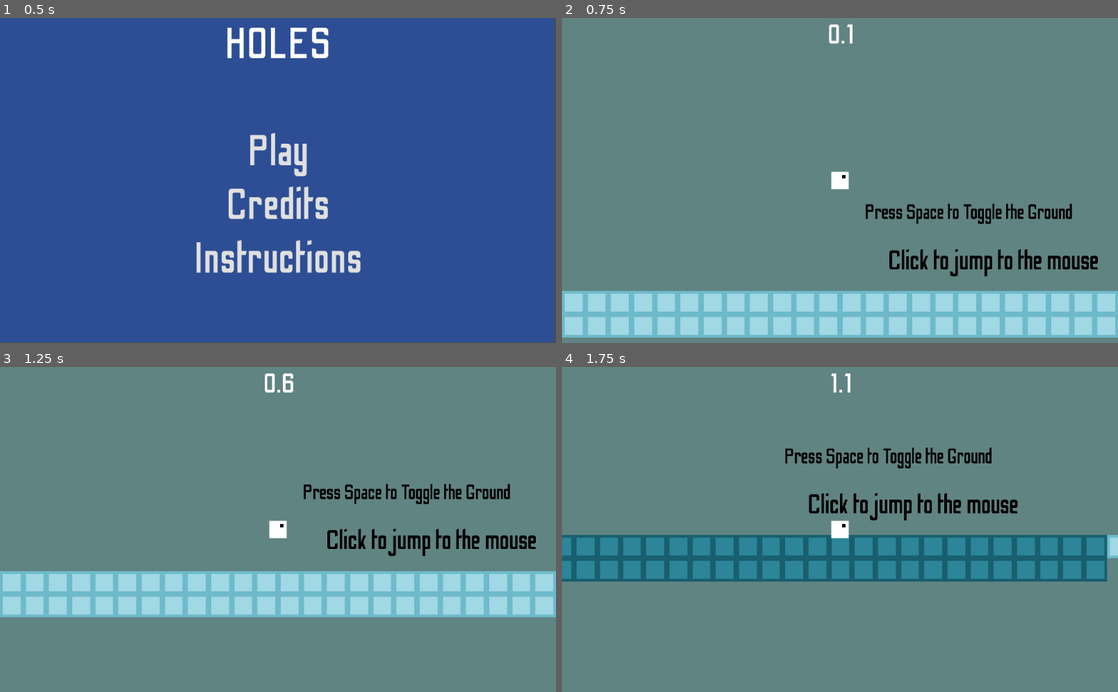
Above: before the commit, frames 1-4 (two rows, left to right).
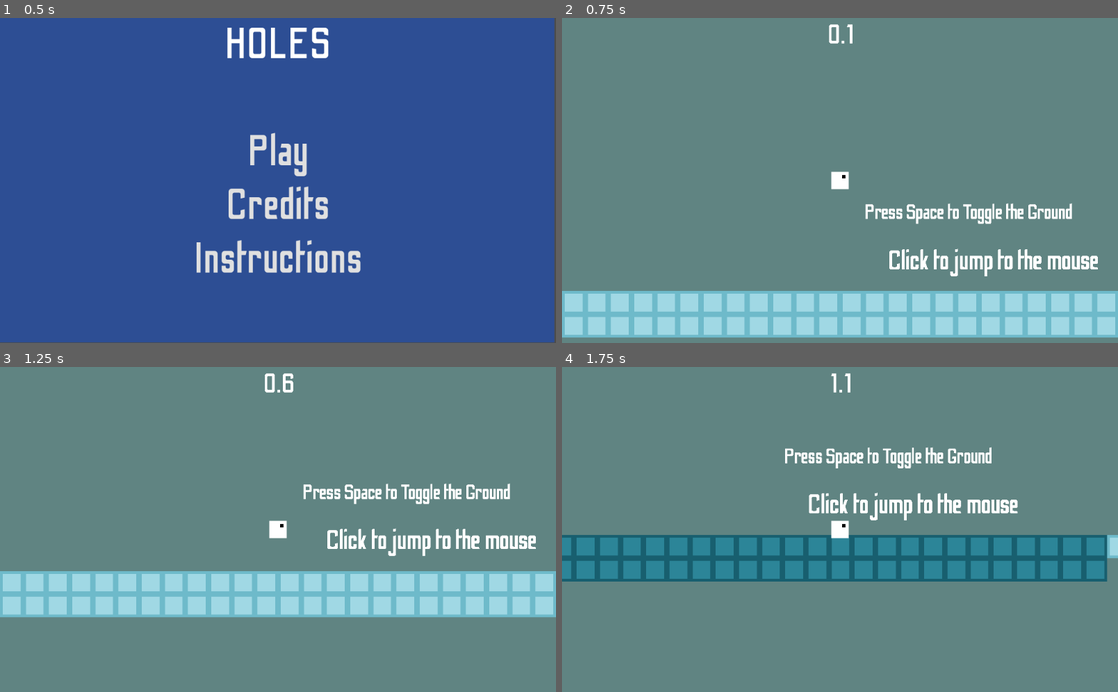
Above: after the commit, the same moments.

Repository: jonot-cyber/brackeys-game-jam-game-that-i-am-doing
Game: Godot game, scene res://Scenes/UI.tscn
Same seed, same stepped clock (60 frames per second), same inputs: the game is played once before the commit and once after it.
Inputs (mouse positions are in pixels of both pictures, inside the frame that each line leads up to):
- Up to frame 1 (0.5 s): no input
- Up to frame 2 (0.75 s): click "Play" at 0.5 s
- Up to frame 3 (1.25 s): no input
- Up to frame 4 (1.75 s): tap Enter at 1.25 s; move the mouse to (962, 513) at 1.27 s; click (962, 513) at 1.42 s; tap Space at 1.52 s

Frame 1 is identical in both runs. In frame 2, 2.1% of the frame differs, in the area x 54-97%, y 57-80%; in frame 3, 2.1%; in frame 4, 2.1%.

Commit message:
minor design changes

Diff:
--- a/Scenes/UI.tscn
+++ b/Scenes/UI.tscn
@@ -85,10 +85,10 @@
 }
 
 [node name="Record" type="Label" parent="."]
-margin_left = 151.0
-margin_top = 94.0
-margin_right = 370.0
-margin_bottom = 130.0
+margin_left = 148.0
+margin_top = 130.0
+margin_right = 367.0
+margin_bottom = 166.0
 custom_fonts/font = SubResource( 3 )
 text = "Best Time: 1 second"
 script = ExtResource( 3 )
Binary file changed: Assets/Images/MouseHint.png
Binary file changed: Assets/Images/SpaceHint.png
